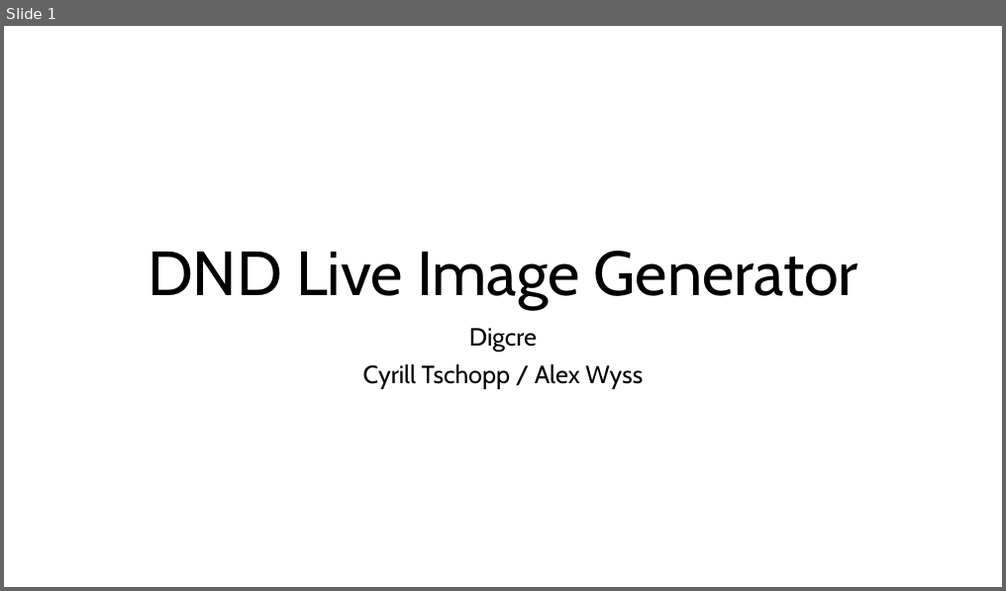
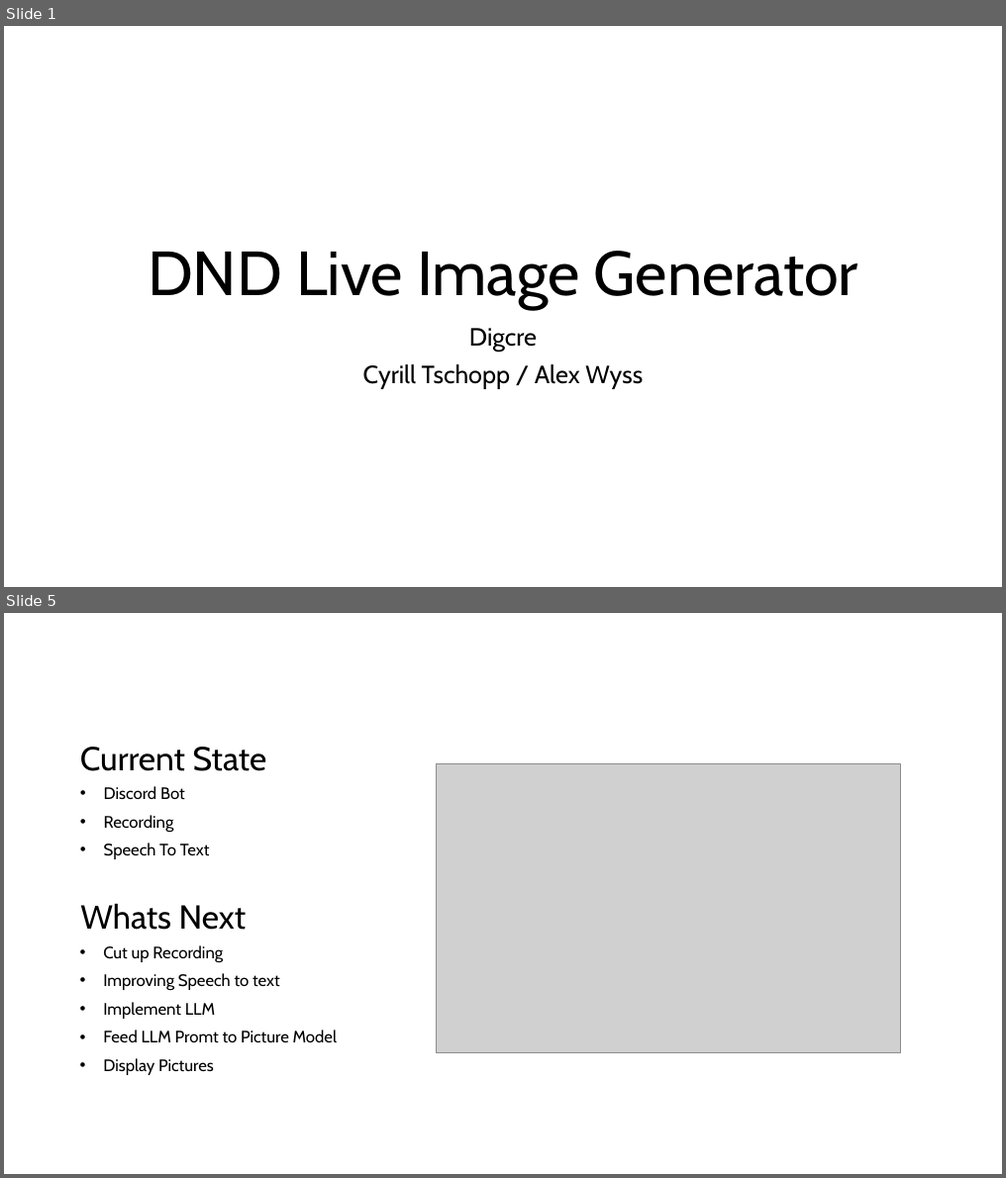
Before and after one commit to Niric02/Digcre_Speech_to_Picture, a slide deck: DND Live Image Generator.pptx. Shown one above the other, each under a label of ours: slide 1 before the commit, slides 1 and 5 after it; the slides between them are not shown. The pictures are 1006x591 and 1006x1178 pixels, drawn with LibreOffice and Linux fonts; fonts in the diff are those of the drawing; grey boxes stand for pictures. Boxes give left, top, right and bottom in pixels: in the first picture for what was removed or moved away, otherwise in the second. Text is boxed around its words. In the diff, an @@ line names an element or a change of style, - is before the commit and + after.

```diff
--- a/DND Live Image Generator.pptx
+++ b/DND Live Image Generator.pptx
@@ slide 5 added at bbox=[4, 613, 1002, 1174], background #FFFFFF @@
@@ title added at bbox=[80, 747, 267, 771], 32 pt, text #000000 @@
+Current State
@@ text added at bbox=[104, 786, 210, 860], 16 pt, text #000000 @@
+• Discord Bot
+• Recording
+• Speech To Text
@@ picture added at bbox=[436, 764, 901, 1053] @@
@@ text added at bbox=[80, 903, 247, 930], 32 pt, text #000000 @@
+Whats Next
@@ text added at bbox=[103, 946, 337, 1075], 16 pt, text #000000 @@
+• Cut up Recording
+• Improving Speech to text
+• Implement LLM
+• Feed LLM Promt to Picture Model
+• Display Pictures
```
Also in this commit, not shown: 2 slides changed, 1 other slide added, 5 other files.
